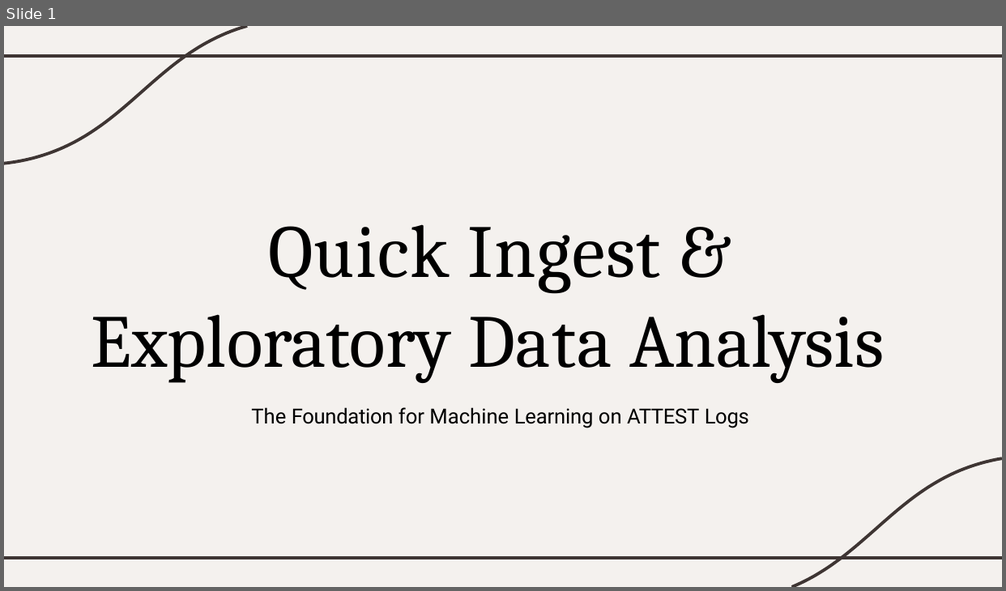
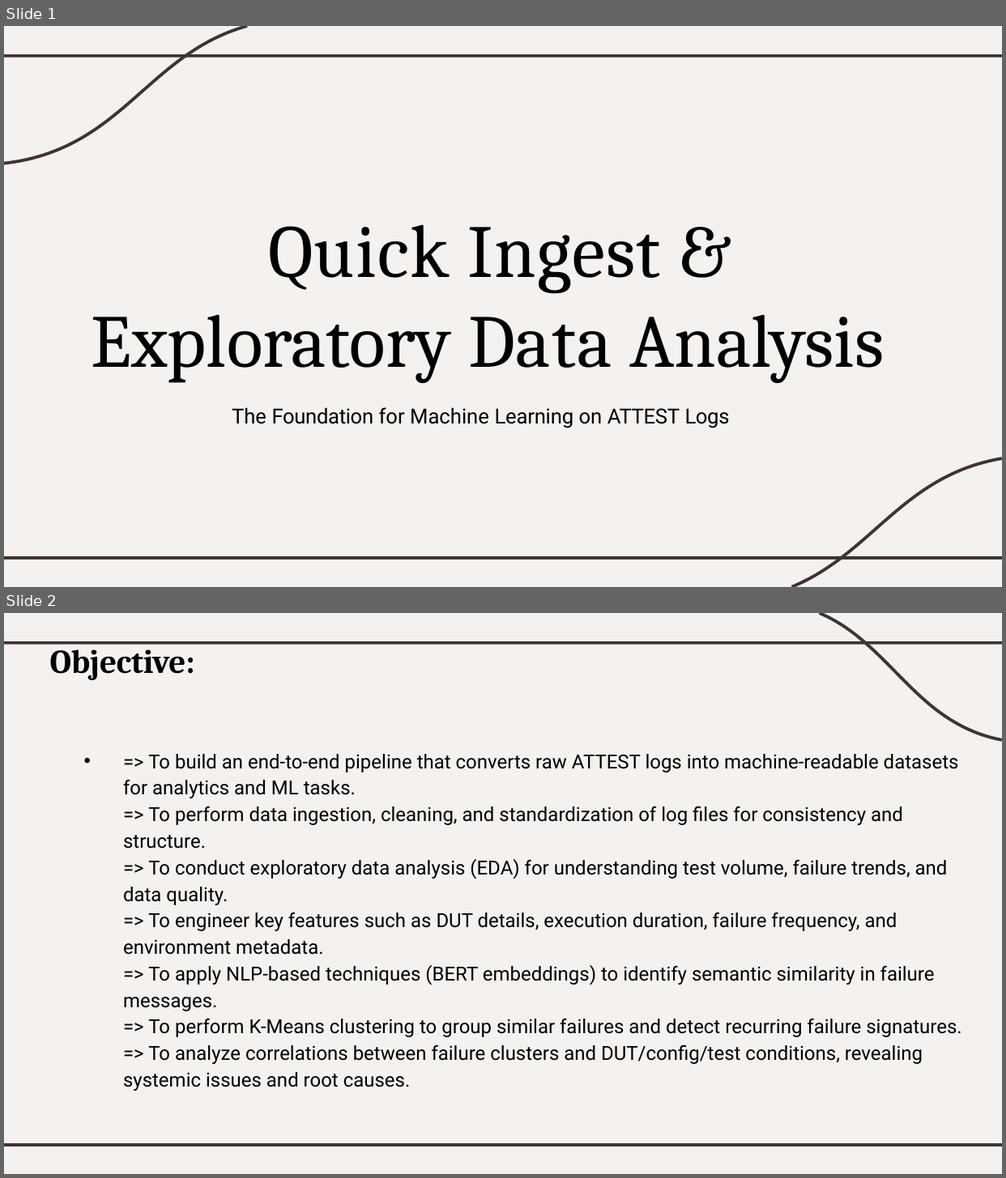
Before and after one commit to HemalathaSuresh-25/EDA-and-Quick-Ingest, a slide deck: reports/Quick Ingest & EDA_task2.pptx. Shown one above the other, each under a label of ours: slide 1 before the commit, slides 1 and 2 after it. The pictures are 1006x591 and 1006x1178 pixels, drawn with LibreOffice and Linux fonts; fonts in the diff are those of the drawing. Boxes give left, top, right and bottom in pixels: in the first picture for what was removed or moved away, otherwise in the second. Text is boxed around its words. In the diff, an @@ line names an element or a change of style, - is before the commit and + after.

```diff
--- a/reports/Quick Ingest & EDA_task2.pptx
+++ b/reports/Quick Ingest & EDA_task2.pptx
@@ slide 2 added at (4,613,1002,1174), background #FFFFFF; not listed: 3 template elements that a slide beside it also shows @@
@@ freeform shape added at (820,613,1002,739), outline #3E3533 2.25 pt @@
@@ title added at (50,643,195,680), 24 pt, text #000000, bold @@
+Objective:
@@ text added at (123,754,961,1091), 14 pt, text #000000 @@
+• => To build an end-to-end pipeline that converts raw ATTEST logs into machine-readable datasets for analytics and ML tasks.
+  => To perform data ingestion, cleaning, and standardization of log files for consistency and structure.
+  => To conduct exploratory data analysis (EDA) for understanding test volume, failure trends, and data quality.
+  => To engineer key features such as DUT details, execution duration, failure frequency, and environment metadata.
+  => To apply NLP-based techniques (BERT embeddings) to identify semantic similarity in failure messages.
+  => To perform K-Means clustering to group similar failures and detect recurring failure signatures.
+  => To analyze correlations between failure clusters and DUT/config/test conditions, revealing systemic issues and root causes.
@@ slide 1 changed as well @@
@@ text "The Foundation for Machine Learning ...": place and size @@
-text "The Foundation for Machine Learning ..." at (251,408,749,429)
+text "The Foundation for Machine Learning ..." at (232,408,730,429)
```
Also in this commit, not shown: 1 other slide changed, 11 other slides added, 7 slides removed.
